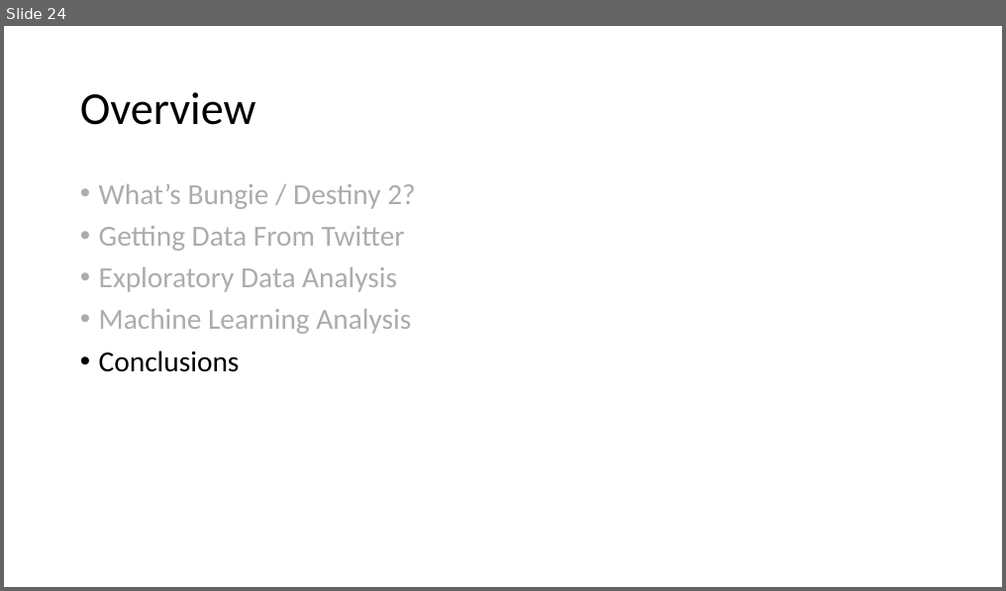
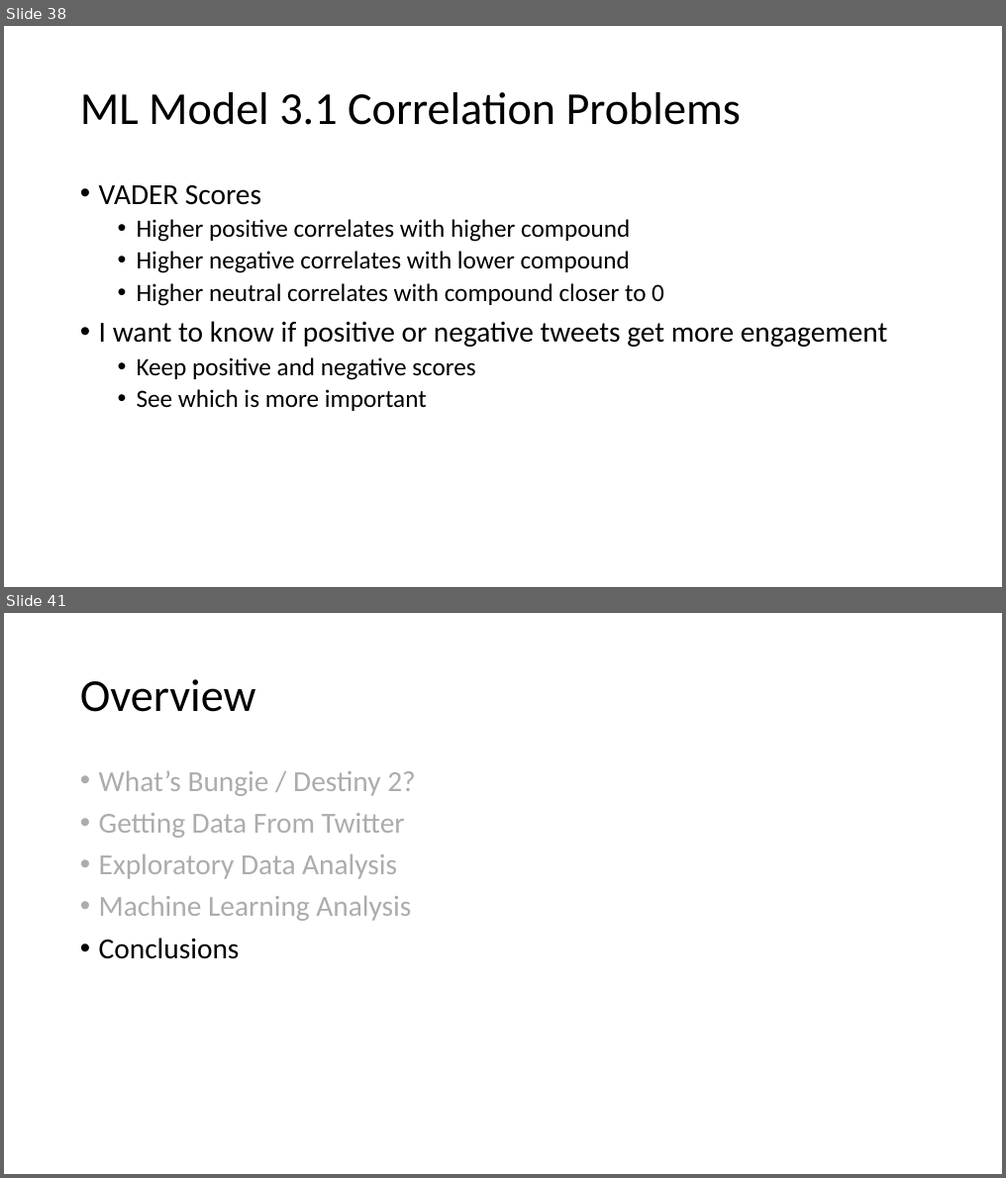
Before and after one commit to salvis2/SpringboardAlvis, a slide deck: capstone_project_2/reports/capstone_project_2_presentation.pptx. Shown one above the other, each under a label of ours: slide 24 before the commit, slides 38 and 41 after it; the slides between them are not shown. The pictures are 1006x591 and 1006x1178 pixels, drawn with LibreOffice and Linux fonts; fonts in the diff are those of the drawing. Boxes give left, top, right and bottom in pixels: in the first picture for what was removed or moved away, otherwise in the second. Text is boxed around its words. In the diff, an @@ line names an element or a change of style, - is before the commit and + after.

```diff
--- a/capstone_project_2/reports/capstone_project_2_presentation.pptx
+++ b/capstone_project_2/reports/capstone_project_2_presentation.pptx
@@ slide 38 added at (x1=4, y1=26, x2=1002, y2=587), background #FFFFFF @@
@@ title added at (x1=80, y1=92, x2=741, y2=125), 44 pt, text #000000 @@
+ML Model 3.1 Correlation Problems
@@ text added at (x1=99, y1=185, x2=888, y2=411), 24 pt, text #000000 @@
+• VADER Scores
+  • Higher positive correlates with higher compound
+  • Higher negative correlates with lower compound
+  • Higher neutral correlates with compound closer to 0
+• I want to know if positive or negative tweets get more engagement
+  • Keep positive and negative scores
+  • See which is more important
@@ what was slide 24 is now slide 41 @@
```
Also in this commit, not shown: 8 slides changed, 18 other slides added, 1 other file.
